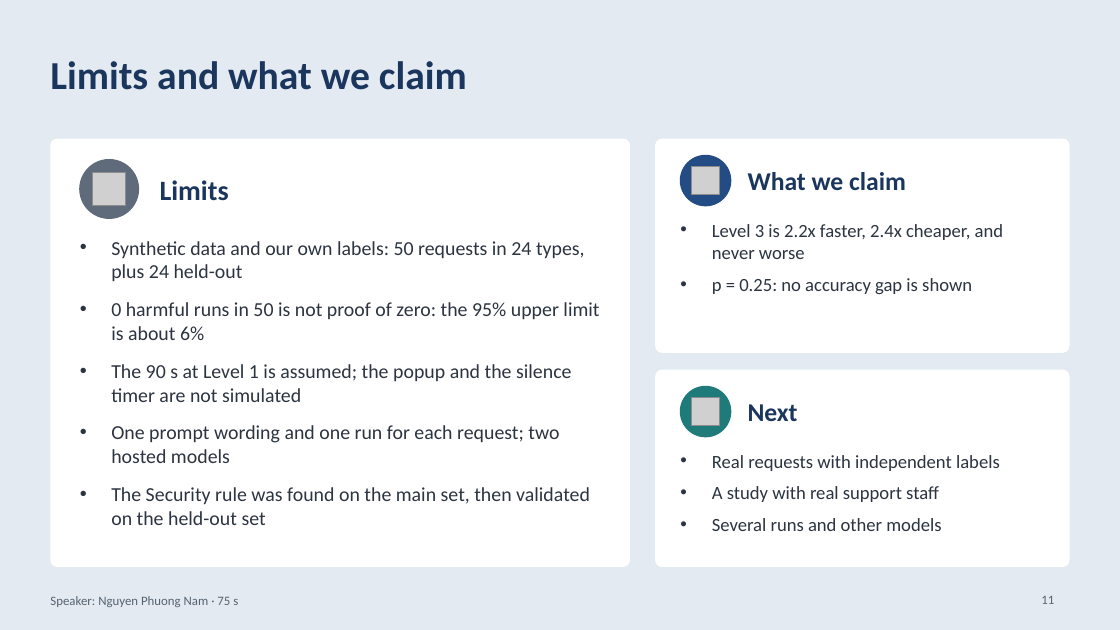
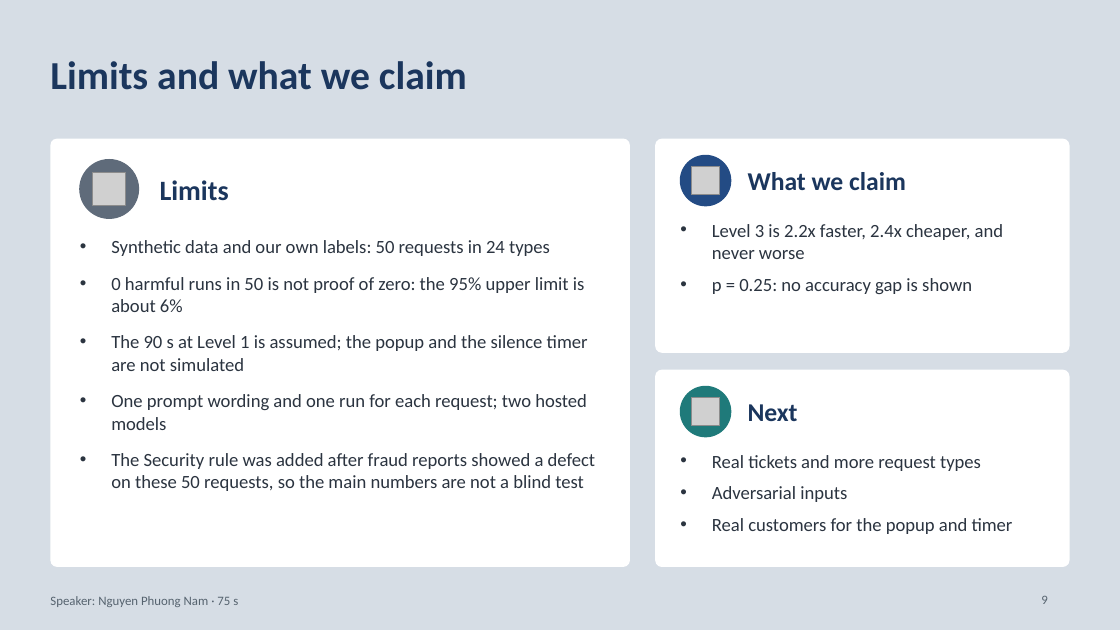
Before and after one commit to neilonthesky/english-presentation, a slide deck: slide 9 of slides/deck.pptx (slide 11 before the commit). Drawn at 1120x630 pixels with LibreOffice and Linux fonts; fonts in the diff are those of the drawing; grey boxes stand for pictures. Boxes give left, top, right and bottom in pixels: in the first picture for what was removed or moved away, otherwise in the second. Text is boxed around its words. In the diff, an @@ line names an element or a change of style, - is before the commit and + after.

```diff
--- a/slides/deck.pptx
+++ b/slides/deck.pptx
@@ background #E3EAF2 to #D6DDE5 @@
@@ text at (111, 240, 550, 256): text changed; size 17 to 16 pt @@
-• Synthetic data and our own labels: 50 requests in 24 types, plus 24 held-out
+• Synthetic data and our own labels: 50 requests in 24 types
@@ text at (111, 277, 588, 430): size 17 to 16 pt in "0 harmful runs in 50 is not ...", "The 90 s at Level 1 is ...", "One prompt wording and one run for ..." @@
@@ text at (111, 453, 595, 491): text changed; size 17 to 16 pt @@
-• The Security rule was found on the main set, then validated on the held-out set
+• The Security rule was added after fraud reports showed a defect on these 50 requests, so the main numbers are not a blind test
@@ text at (712, 455, 1013, 534): text changed @@
-• Real requests with independent labels
-• A study with real support staff
-• Several runs and other models
+• Real tickets and more request types
+• Adversarial inputs
+• Real customers for the popup and timer
@@ page number at (1041, 596, 1047, 604): text changed @@
-11
+9
```
Also in this commit, not shown: 8 other slides changed, 2 slides removed, 29 other files.
